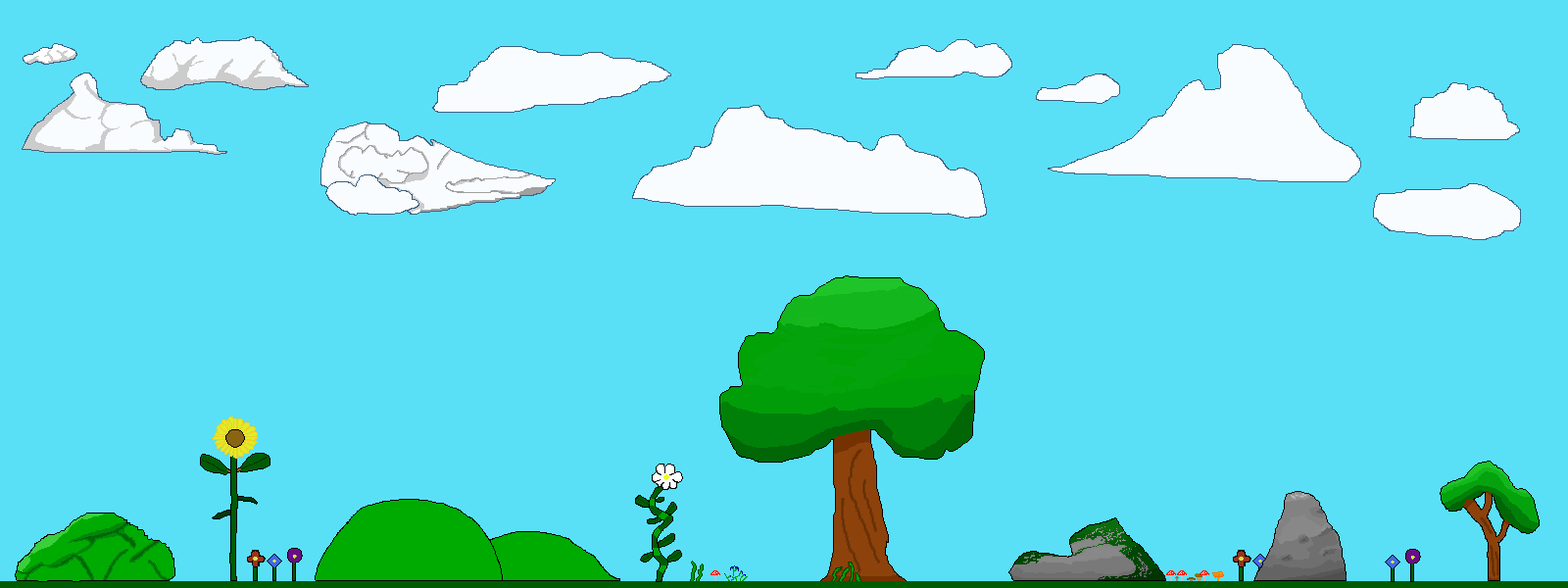
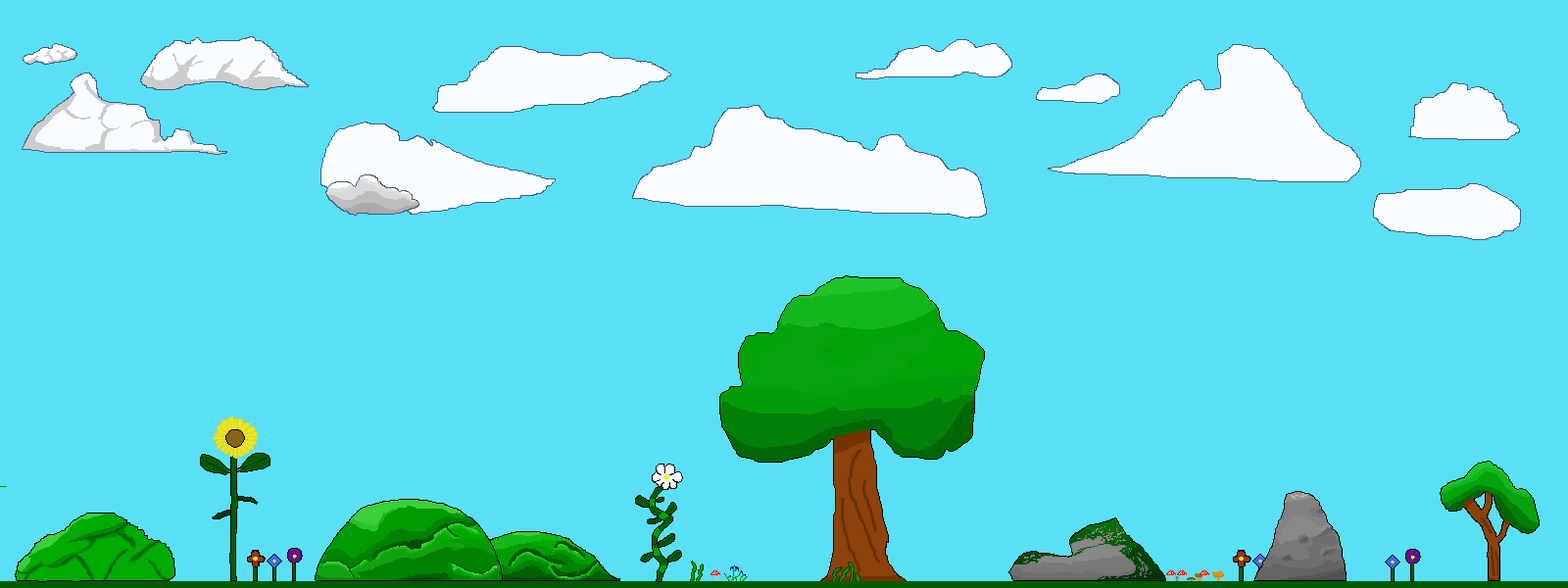
Revision of a layered w=1568, h=588 image; what changed, layer by layer:
painted on "Shading" over box(326, 123, 546, 215)
painted on "Cloud" over box(0, 123, 620, 581)
removed group "Grass-Background-Group" (4 layers) over box(0, 123, 620, 581)
renamed "Grass Merged" to "Grass-Bottom Merged", moved it out of group "Grass-Background-Group", painted on it over box(0, 123, 620, 581)
removed layer "Grass Merged" (3rd of 3, in "Grass-Background-Group") from group "Grass-Background-Group" over box(0, 123, 620, 581)
removed layer "Grass-Bottom" from group "Grass-Background-Group" over box(315, 564, 620, 581)
painted on "Background" over box(0, 123, 620, 581)
